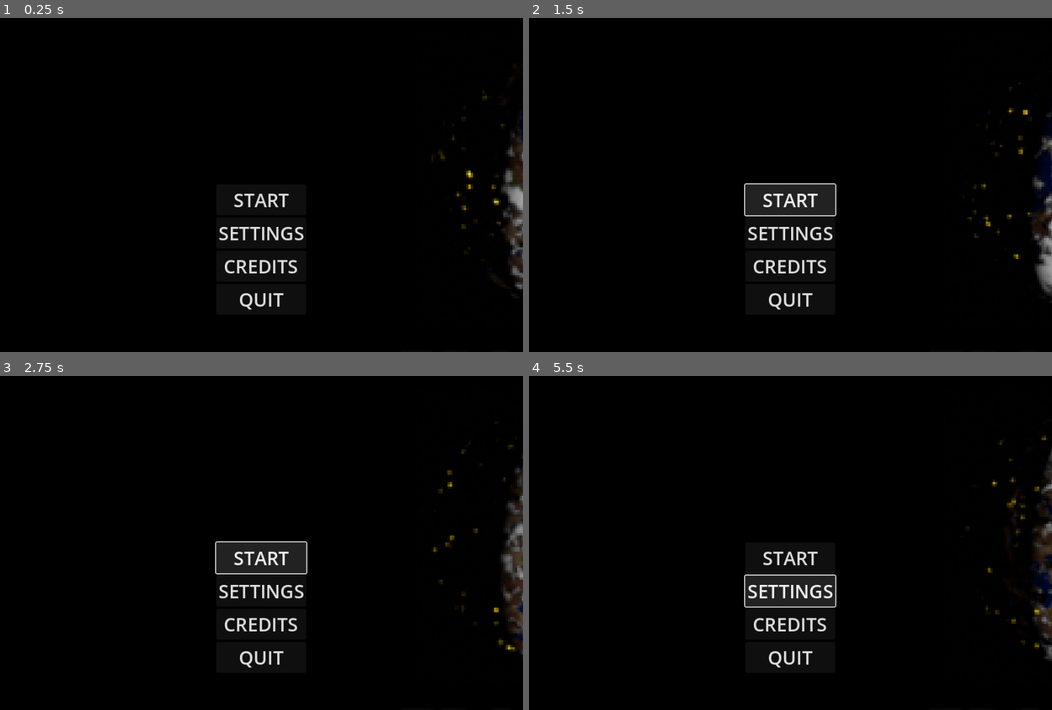
Above: before the commit, frames 1-4 (two rows, left to right).
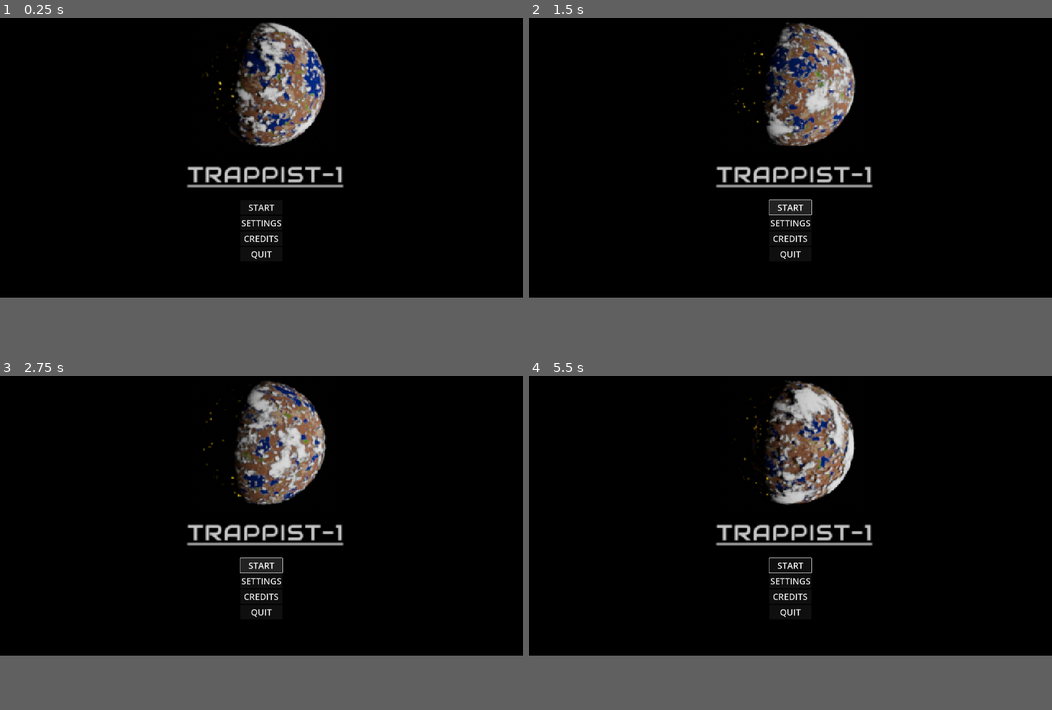
Above: after the commit, the same moments.

Repository: SinisperiDump/TRAPPIST
Game: Godot game, scene res://scenes/management/main.tscn
Same seed, same stepped clock (60 frames per second), same inputs: the game is played once before the commit and once after it.
Inputs (mouse positions are in pixels of both pictures, inside the frame that each line leads up to):
- Up to frame 1 (0.25 s): no input
- Up to frame 2 (1.5 s): click "START" at 0.5 s; click "START" at 1.25 s
- Up to frame 3 (2.75 s): click "START" at 2 s
- Up to frame 4 (5.5 s): move the mouse to (905, 519) at 2.77 s; click (905, 519) at 2.92 s; move the mouse to (685, 553) at 3.52 s; click (685, 553) at 3.67 s; move the mouse to (842, 459) at 4.27 s; click (842, 459) at 4.42 s; move the mouse to (764, 606) at 5.02 s; click (764, 606) at 5.17 s
In our replay, the window is 800x533 before the commit and 800x450 after it. These sizes can differ from the game's own. Grey fills any space a smaller window leaves; there, only what the larger window draws over its background counts as a difference.

The runs differ from the first frame. In frame 1, 8.5% of the frame differs, in the area x 35-100%, y 1-88%; in frame 2, 9.5%; in frame 3, 9.9%; in frame 4, 9.4%.

Commit message:
Event Bus

Diff:
--- a/project.godot
+++ b/project.godot
@@ -27,6 +27,7 @@
 window/size/resizable=false
 window/size/window_width_override=900
 window/size/window_height_override=600
+window/stretch/mode="viewport"
 
 [file_customization]
 
--- /dev/null
+++ b/scenes/management/event_bus.gd
@@ -0,0 +1,3 @@
+extends Node
+
+signal research_completed
--- /dev/null
+++ b/scenes/management/event_bus.tscn
@@ -0,0 +1,6 @@
+[gd_scene load_steps=2 format=3 uid="uid://brnr3iwpdfdub"]
+
+[ext_resource type="Script" path="res://scenes/management/event_bus.gd" id="1_u08u2"]
+
+[node name="EventBus" type="Node"]
+script = ExtResource("1_u08u2")
--- a/scenes/units/worker/worker_unit.tscn
+++ b/scenes/units/worker/worker_unit.tscn
@@ -1,6 +1,6 @@
 [gd_scene load_steps=6 format=3 uid="uid://eldb4ghilhrt"]
 
-[ext_resource type="Script" path="res://scenes/units/worker_unit.gd" id="1_m3f7f"]
+[ext_resource type="Script" path="res://scenes/units/worker/worker_unit.gd" id="1_m3f7f"]
 [ext_resource type="PackedScene" uid="uid://bfptufv4cyhhx" path="res://scenes/components/click_detector/click_detector.tscn" id="2_acxg0"]
 [ext_resource type="PackedScene" uid="uid://cjat3k01e618r" path="res://scenes/components/status_component.tscn" id="3_dpqda"]
 
